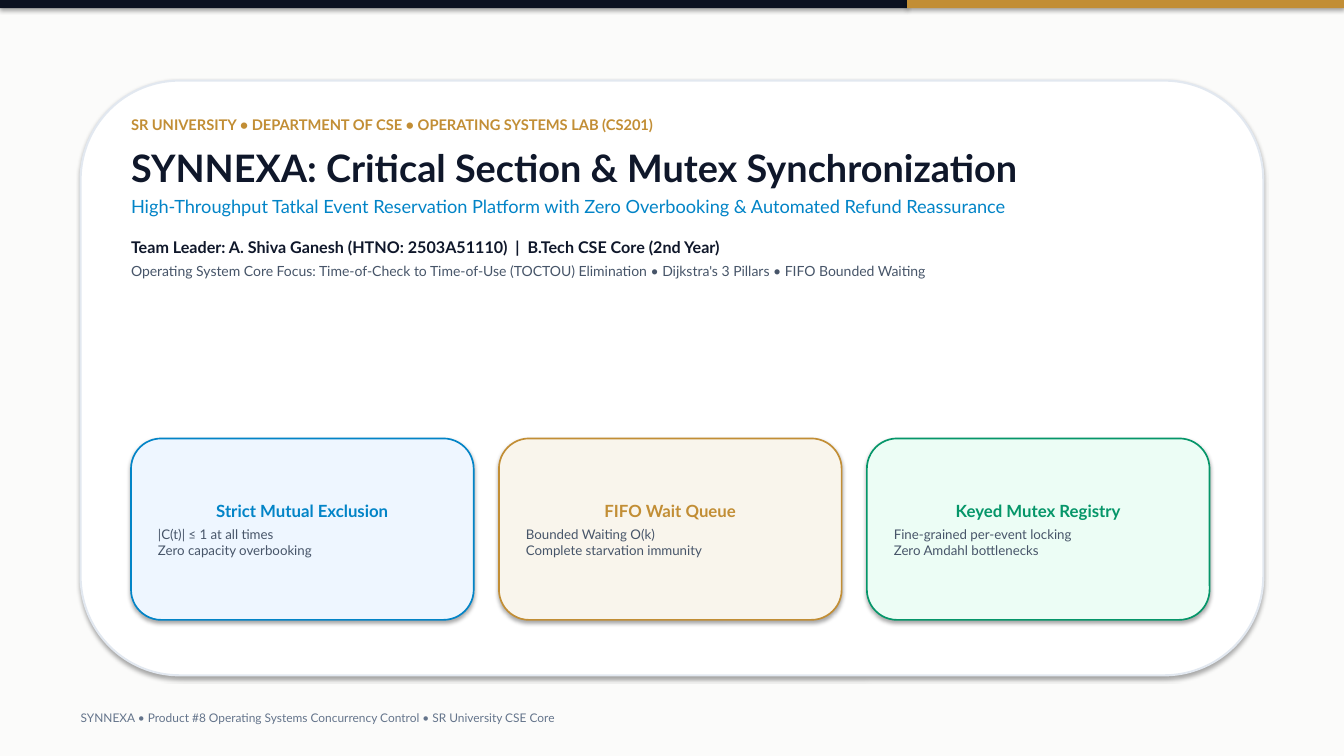
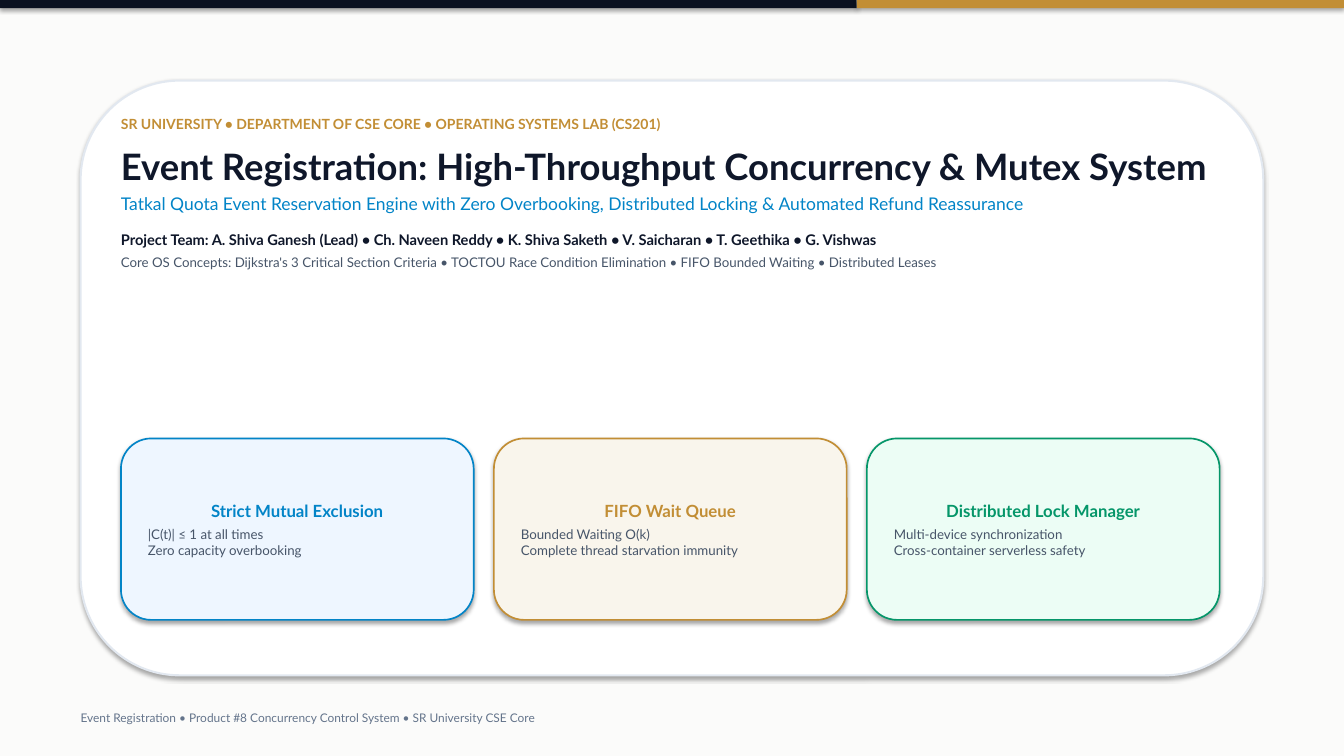
Before and after one commit to ShivaGanesh1080-ops/synnexa-os-concurrency, a slide deck: slide 1 of SYNNEXA_OS_Product8_Presentation.pptx. Drawn at 1344x756 pixels with LibreOffice and Linux fonts; fonts in the diff are those of the drawing. Boxes give left, top, right and bottom in pixels: in the first picture for what was removed or moved away, otherwise in the second. Text is boxed around its words. In the diff, an @@ line names an element or a change of style, - is before the commit and + after.

Commit message:
feat(ppt): regenerate simple luxury 10-slide presentation deck with zero code

```diff
--- a/SYNNEXA_OS_Product8_Presentation.pptx
+++ b/SYNNEXA_OS_Product8_Presentation.pptx
@@ rectangle: place and size @@
-rectangle at (0, 0, 907, 8)
+rectangle at (0, 0, 857, 8)
@@ rectangle: place and size @@
-rectangle at (907, 0, 1344, 8)
+rectangle at (857, 0, 1344, 8)
@@ text at (121, 118, 1206, 270): text changed; size 10 to 9.5 pt @@
-SR UNIVERSITY • DEPARTMENT OF CSE • OPERATING SYSTEMS LAB (CS201)
-SYNNEXA: Critical Section & Mutex Synchronization
-High-Throughput Tatkal Event Reservation Platform with Zero Overbooking & Automated Refund Reassurance
-Team Leader: A. Shiva Ganesh (HTNO: 2503A51110) | B.Tech CSE Core (2nd Year)
-Operating System Core Focus: Time-of-Check to Time-of-Use (TOCTOU) Elimination • Dijkstra's 3 Pillars • FIFO Bounded Waiting
+SR UNIVERSITY • DEPARTMENT OF CSE CORE • OPERATING SYSTEMS LAB (CS201)
+Event Registration: High-Throughput Concurrency & Mutex System
+Tatkal Quota Event Reservation Engine with Zero Overbooking, Distributed Locking & Automated Refund Reassurance
+Project Team: A. Shiva Ganesh (Lead) • Ch. Naveen Reddy • K. Shiva Saketh • V. Saicharan • T. Geethika • G. Vishwas
+Core OS Concepts: Dijkstra's 3 Critical Section Criteria • TOCTOU Race Condition Elimination • FIFO Bounded Waiting • Distributed Leases
@@ rounded rectangle "Strict Mutual Exclusion": place and size @@
-rounded rectangle "Strict Mutual Exclusion" at (131, 439, 474, 620)
+rounded rectangle "Strict Mutual Exclusion" at (121, 439, 474, 620)
@@ rounded rectangle "FIFO Wait Queue": place and size @@
-rounded rectangle "FIFO Wait Queue" at (499, 439, 842, 620)
+rounded rectangle "FIFO Wait Queue" at (494, 439, 847, 620)
@@ rounded rectangle "Distributed Lock Manager": place and size @@
-rounded rectangle "Distributed Lock Manager" at (867, 439, 1210, 620)
+rounded rectangle "Distributed Lock Manager" at (867, 439, 1220, 620)
@@ text in rounded rectangle at (894, 504, 1140, 557): text changed @@
-Keyed Mutex Registry
-Fine-grained per-event locking
-Zero Amdahl bottlenecks
+Distributed Lock Manager
+Multi-device synchronization
+Cross-container serverless safety
@@ text in rounded rectangle at (521, 529, 738, 558): text changed @@
-Bounded Waiting O(k)
-Complete starvation immunity
+Bounded Waiting O(k)
+Complete thread starvation immunity
@@ text at (81, 713, 535, 724): text changed @@
-SYNNEXA • Product #8 Operating Systems Concurrency Control • SR University CSE Core
+Event Registration • Product #8 Concurrency Control System • SR University CSE Core
```
Also in this commit, not shown: 9 slides added, 13 slides removed, 3 other files.
